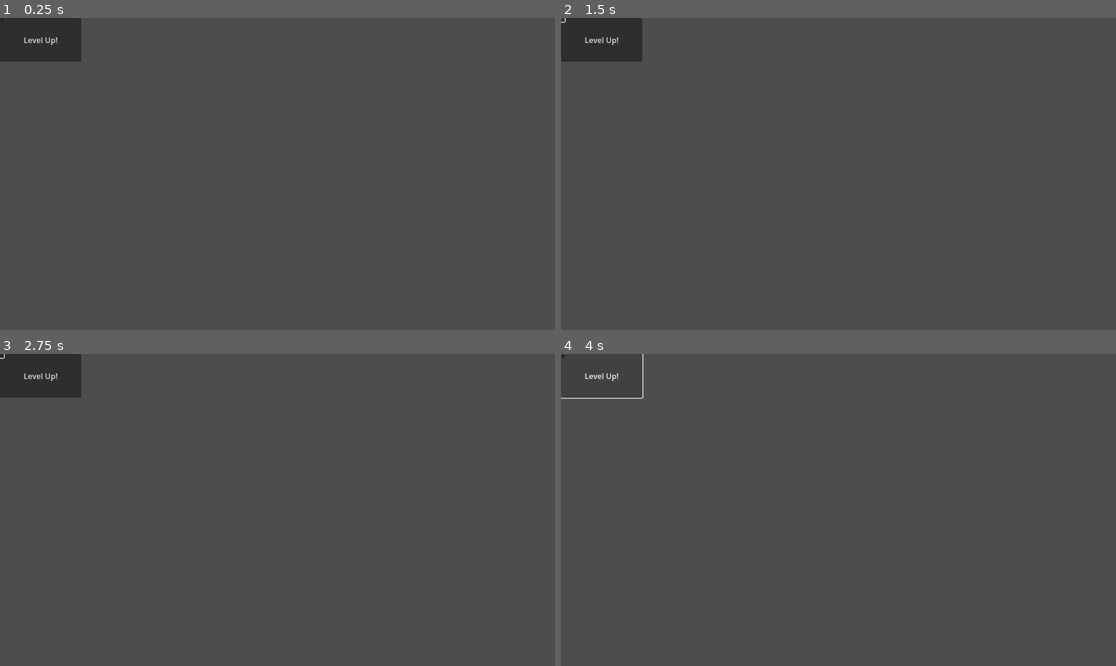
Above: before the commit, frames 1-4 (two rows, left to right).
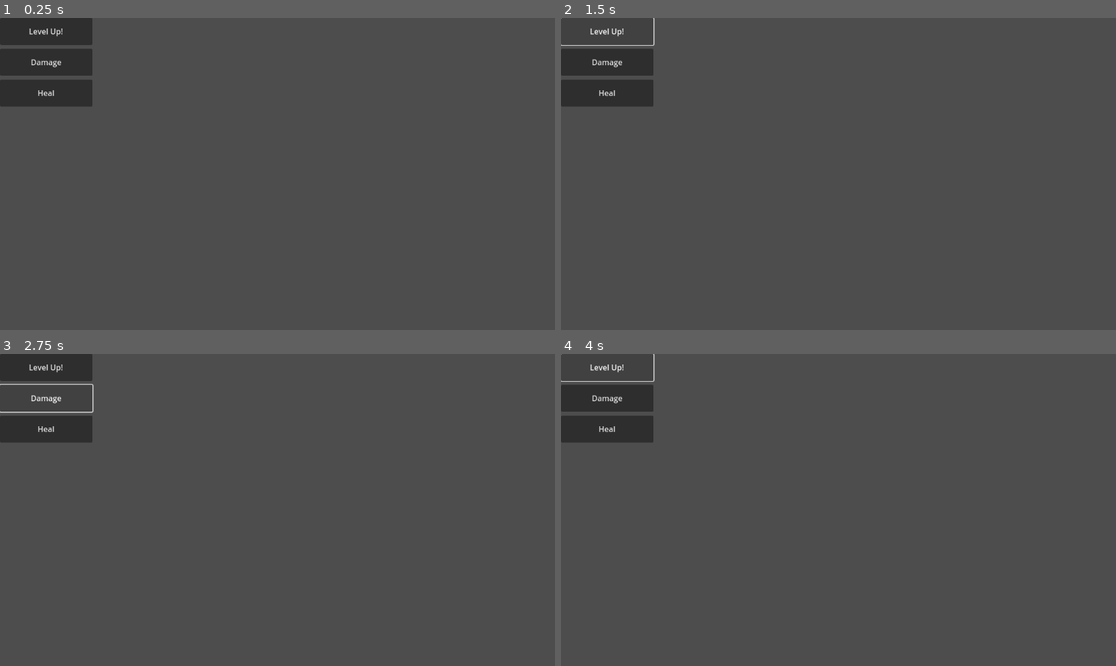
Above: after the commit, the same moments.

Repository: Smileanimations/Big-Buffoon-s-Bozo-Adventure
Game: Godot game, scene res://scenes/Character.tscn
Two runs of this game, one before a commit and one after it. Both use one fixed random seed, a clock stepped at 60 frames per second and the inputs below.
Inputs (mouse positions are in pixels of both pictures, inside the frame that each line leads up to):
- Up to frame 1 (0.25 s): no input
- Up to frame 2 (1.5 s): click "Level Up!" at 0.5 s; click (561, 21) at 1.27 s
- Up to frame 3 (2.75 s): click (44, 397) at 2 s, where only the run after the commit has a clickable "Damage"
- Up to frame 4 (4 s): click (605, 428) at 2.75 s, where only the run after the commit has a clickable "Heal"; click "Level Up!" at 3.5 s

The runs differ from the first frame. In frame 1, 2.7% of the frame differs, in the area x 0-17%, y 0-29%; in frame 2, 2.6%; in frame 3, 2.1%; in frame 4, 2.4%.

Commit message:
oops my finger slipped
more character functionality + cleanup mark code

Diff:
--- a/Most Ambitious shit ive done!/project.godot
+++ b/Most Ambitious shit ive done!/project.godot
@@ -18,3 +18,7 @@
 [dotnet]
 
 project/assembly_name="Big Buffoon-s Bozo Adventure"
+
+[filesystem]
+
+import/blender/enabled=false
--- a/Most Ambitious shit ive done!/scenes/Character.tscn
+++ b/Most Ambitious shit ive done!/scenes/Character.tscn
@@ -1,19 +1,27 @@
 [gd_scene load_steps=2 format=3 uid="uid://me8wba8dy0qb"]
 
-[ext_resource type="Script" path="res://scripts/charformat.gd" id="1_h1qtp"]
+[ext_resource type="Script" path="res://scripts/charFormat.gd" id="1_jnky3"]
 
 [node name="Character" type="Node2D"]
-script = ExtResource("1_h1qtp")
+script = ExtResource("1_jnky3")
 
-[node name="Button" type="Button" parent="."]
-offset_right = 169.0
-offset_bottom = 91.0
+[node name="LevelButton" type="Button" parent="."]
+offset_right = 192.0
+offset_bottom = 56.0
 text = "Level Up!"
 
-[node name="Button2" type="Button" parent="."]
-offset_right = 8.0
-offset_bottom = 8.0
+[node name="DamageButton" type="Button" parent="."]
+offset_top = 64.0
+offset_right = 192.0
+offset_bottom = 120.0
+text = "Damage"
 
-[connection signal="pressed" from="Button" to="." method="levelUp"]
-[connection signal="pressed" from="Button2" to="." method="_on_button_2_pressed"]
-[connection signal="pressed" from="Button2" to="." method="applyDamage" binds= [100]]
+[node name="HealingButton" type="Button" parent="."]
+offset_top = 128.0
+offset_right = 192.0
+offset_bottom = 184.0
+text = "Heal"
+
+[connection signal="pressed" from="LevelButton" to="." method="levelUp"]
+[connection signal="pressed" from="DamageButton" to="." method="applyDamage" binds= [100]]
+[connection signal="pressed" from="HealingButton" to="." method="applyHealing" binds= [100]]
--- a/Most Ambitious shit ive done!/scripts/charformat.gd
+++ b/Most Ambitious shit ive done!/scripts/charformat.gd
@@ -1,49 +1,73 @@
 extends Node
 
-@export var statsbase = {
-	"Health" : 100,
+@export var statsBase = {
+	"HealthMax" : 100,
 	"Speed" : 5,
 	"Defense" : 20,
 }
 
 @export var statsPerLevel = {
-	"Health" : 5,
+	"HealthMax" : 5,
 	"Speed" : 1,
 	"Defense" : 2,
 }
 
 @export var stats = {
 	"XP" : 0,
-	"Level" : 0,
 }
+
 
 # Called when the node enters the scene tree for the first time.
 func _ready():
 	calcStats()
+	setHealth(INF)
 
 
 # Called every frame. 'delta' is the elapsed time since the previous frame.
-func _process(delta):
-	pass
+#func _process(delta):
+#	pass
+
+
+func setHealth(val):
+	stats["Health"] = clamp(val, 0, stats["HealthMax"])
 
 
 func calcStats():
-	for stat in statsbase:
-		stats[stat] = statsbase[stat] + (statsPerLevel[stat] * stats["Level"])
-		print(stats)
+	calcLevel()
+	for stat in statsBase:
+		stats[stat] = statsBase[stat] + (statsPerLevel[stat] * stats["Level"])
+	print(stats)
+
+var xpToNext = 0
+func calcLevel():
+	var xp = stats["XP"]
+	var Lvl = 0
+	var nxtLvl = 100
+	var lvlScale = 1.3
+	while xp >= nxtLvl:
+		xp -=nxtLvl
+		nxtLvl = int(nxtLvl * lvlScale)
+		Lvl += 1
+	xpToNext = nxtLvl - xp
+	stats["Level"] = Lvl
+
 
 func levelUp():
-	stats["Level"] += 1
+	calcLevel()
+	print("Adding %s XP to level up." % xpToNext)
+	stats["XP"] += xpToNext
 	calcStats()
 
+
 func applyDamage(damage):
-	stats["Health"] -= max(damage - stats["Defense"], 0)
+	print("Applying %s damage to %s" % [damage, name])
+	damage = max(damage - stats["Defense"], 0)
+	print("Damage reduced to %s by %s defense" % [damage, stats["Defense"]])
+	stats["Health"] = max(stats["Health"] - damage, 0)
 	print(stats)
 
 
-func _on_pressed():
-	pass # Replace with function body.
-
-
-func _on_button_2_pressed():
-	pass # Replace with function body.
+func applyHealing(healing):
+	print("Applying %s healing to %s" % [healing, name])
+	stats["Health"] = min(stats["Health"] + healing, stats["HealthMax"])
+	print(stats)
--- a/Most Ambitious shit ive done!/scripts/charformat.tscn
+++ /dev/null
@@ -1,3 +0,0 @@
-[gd_scene format=3 uid="uid://bwoggmxkhig8f"]
-
-[node name="Node2D" type="Node2D"]
